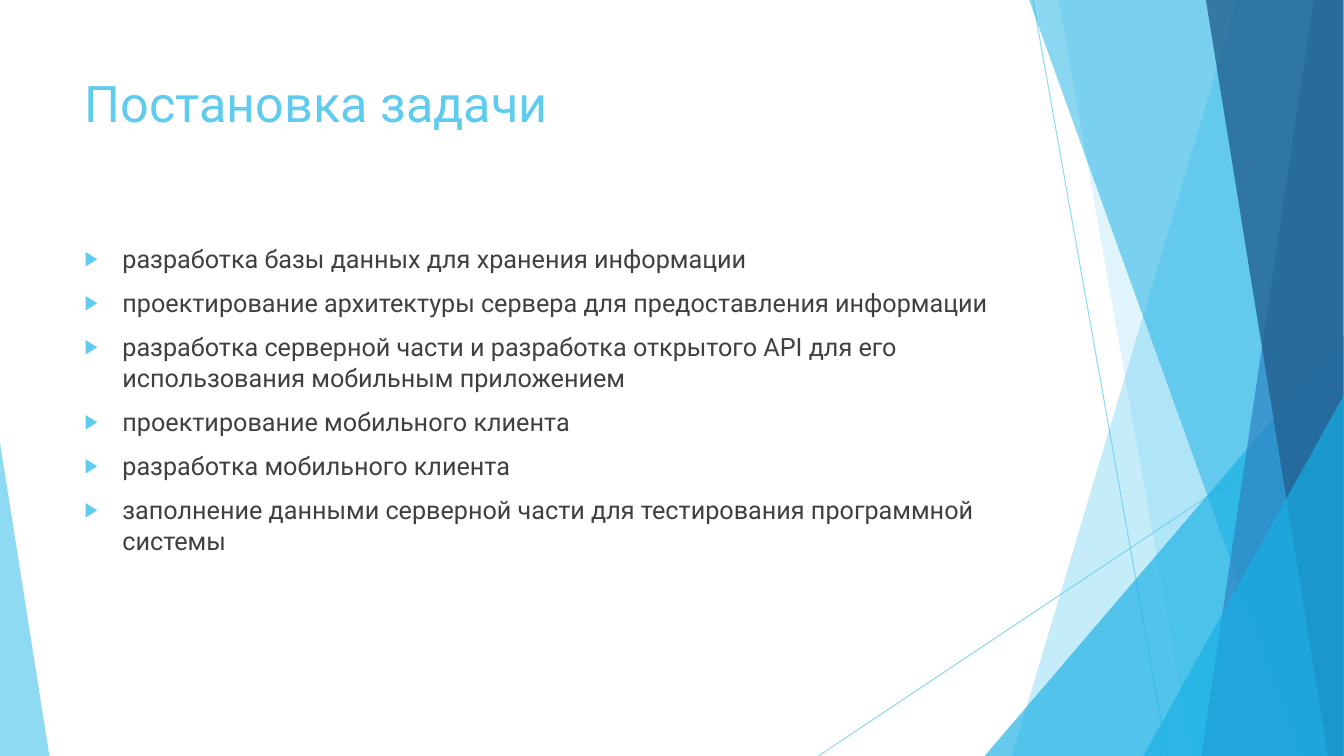
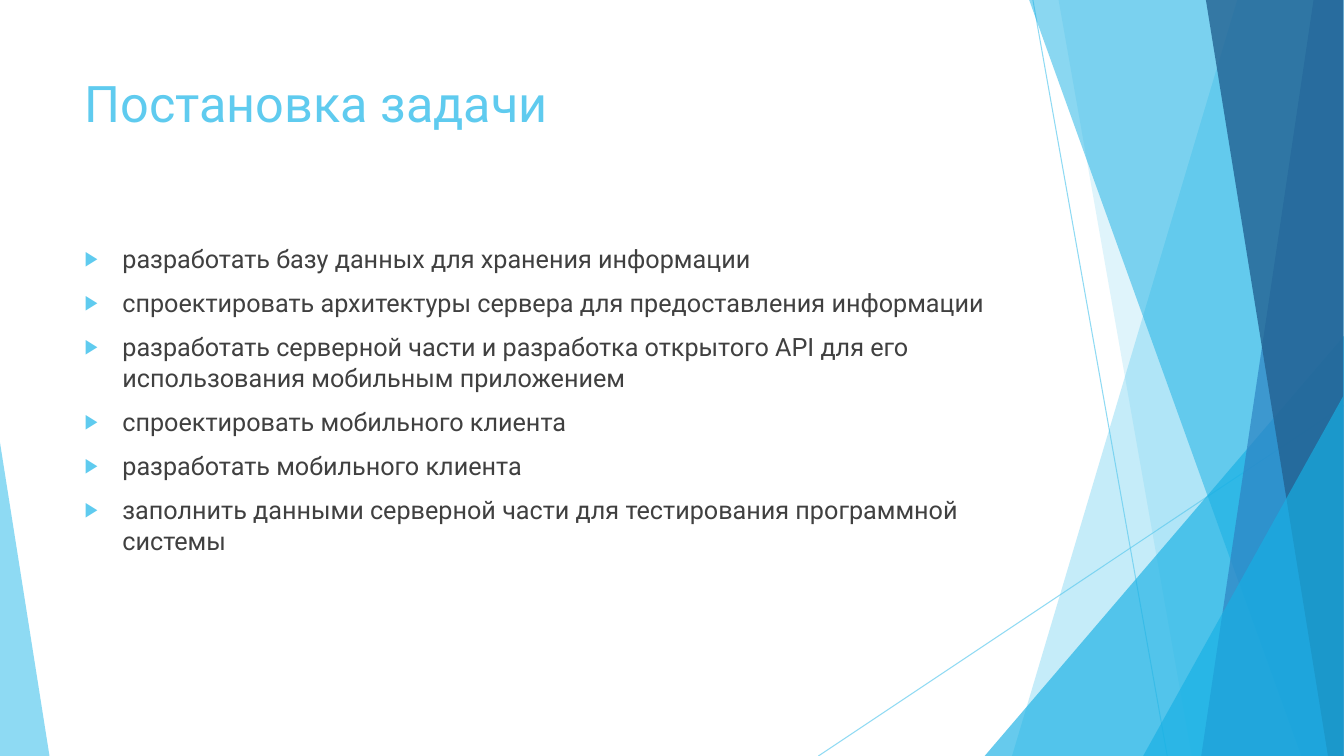
Before and after one commit to mariiaVoitenko/our, a slide deck: slide 5 of Мобильное прикладное приложение для проведения экскурсий.ppt (slide 4 before the commit). Drawn at 1344x756 pixels with LibreOffice and Linux fonts; fonts in the diff are those of the drawing. Boxes give left, top, right and bottom in pixels: in the first picture for what was removed or moved away, otherwise in the second. Text is boxed around its words. In the diff, an @@ line names an element or a change of style, - is before the commit and + after.

```diff
--- a/Мобильное прикладное приложение для проведения экскурсий.ppt
+++ b/Мобильное прикладное приложение для проведения экскурсий.ppt
@@ text at [122, 249, 984, 551]: text changed @@
-▶ разработка базы данных для хранения информации
-▶ проектирование архитектуры сервера для предоставления информации
-▶ разработка серверной части и разработка открытого API для его использования мобильным приложением
-▶ проектирование мобильного клиента
-▶ разработка мобильного клиента
-▶ заполнение данными серверной части для тестирования программной системы
+▶ разработать базу данных для хранения информации
+▶ спроектировать архитектуры сервера для предоставления информации
+▶ разработать серверной части и разработка открытого API для его использования мобильным приложением
+▶ спроектировать мобильного клиента
+▶ разработать мобильного клиента
+▶ заполнить данными серверной части для тестирования программной системы
```
Also in this commit, not shown: 8 other slides changed, 5 slides added, 1 slide removed, 1 other file.
